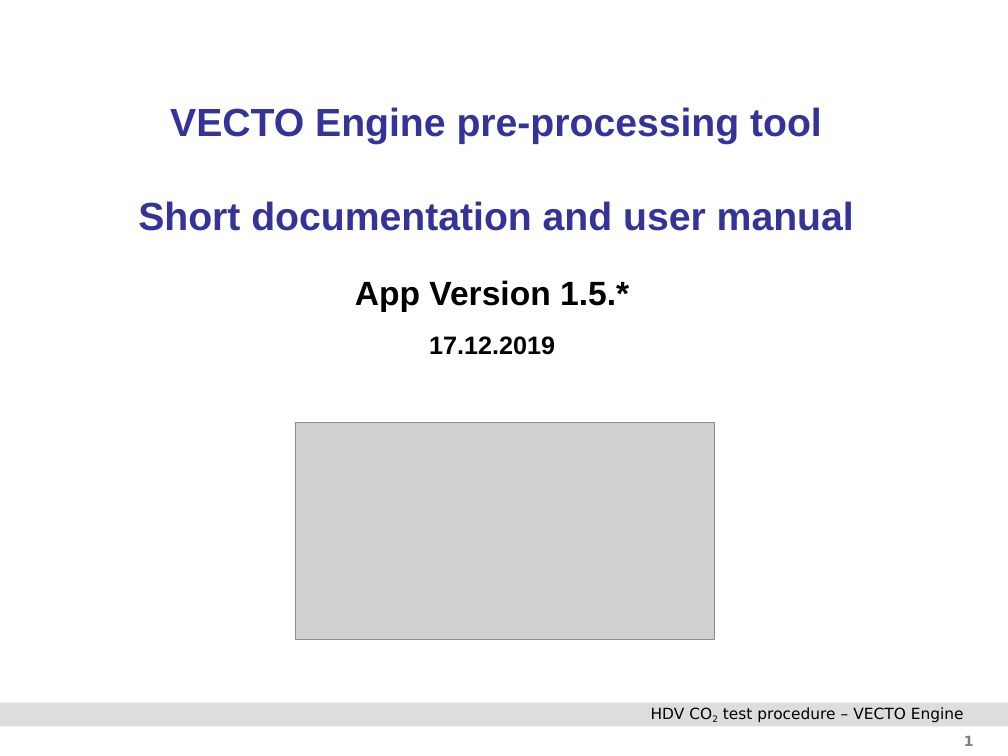
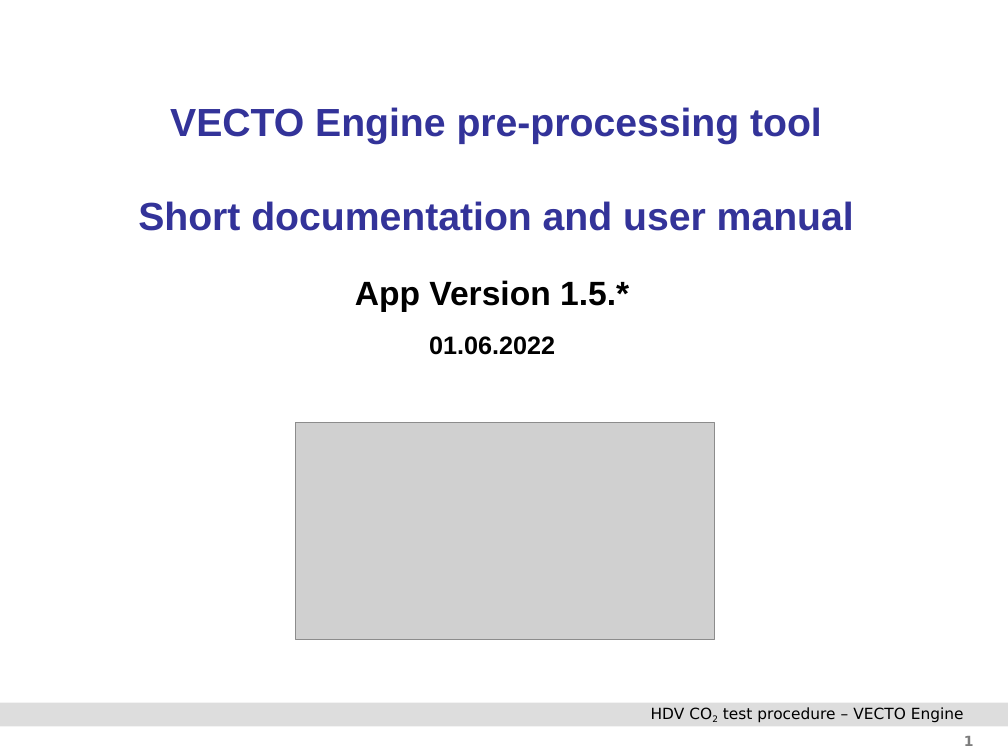
Before and after one commit to NSEE/VECTO_ENGINE_BR, a slide deck: slide 1 of Documentation/TUG_VECTO_Engine_Manual.pptx. Drawn at 1008x756 pixels with LibreOffice and Linux fonts; fonts in the diff are those of the drawing; grey boxes stand for pictures; background and template pictures are left out. Boxes give left, top, right and bottom in pixels: in the first picture for what was removed or moved away, otherwise in the second. Text is boxed around its words. In the diff, an @@ line names an element or a change of style, - is before the commit and + after.

Commit message:
Update of user manual

```diff
--- a/Documentation/TUG_VECTO_Engine_Manual.pptx
+++ b/Documentation/TUG_VECTO_Engine_Manual.pptx
@@ text at [429, 336, 555, 355]: text changed @@
-17.12.2019
+01.06.2022
```
Also in this commit, not shown: 1 other slide changed, 1 other file.
